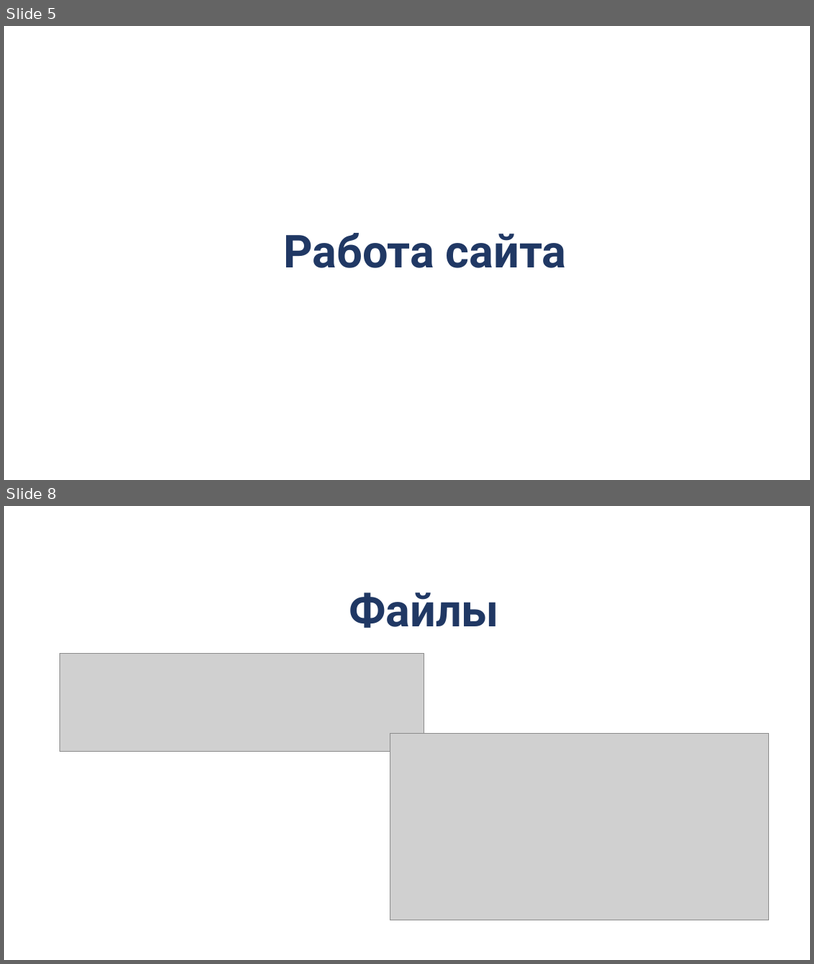
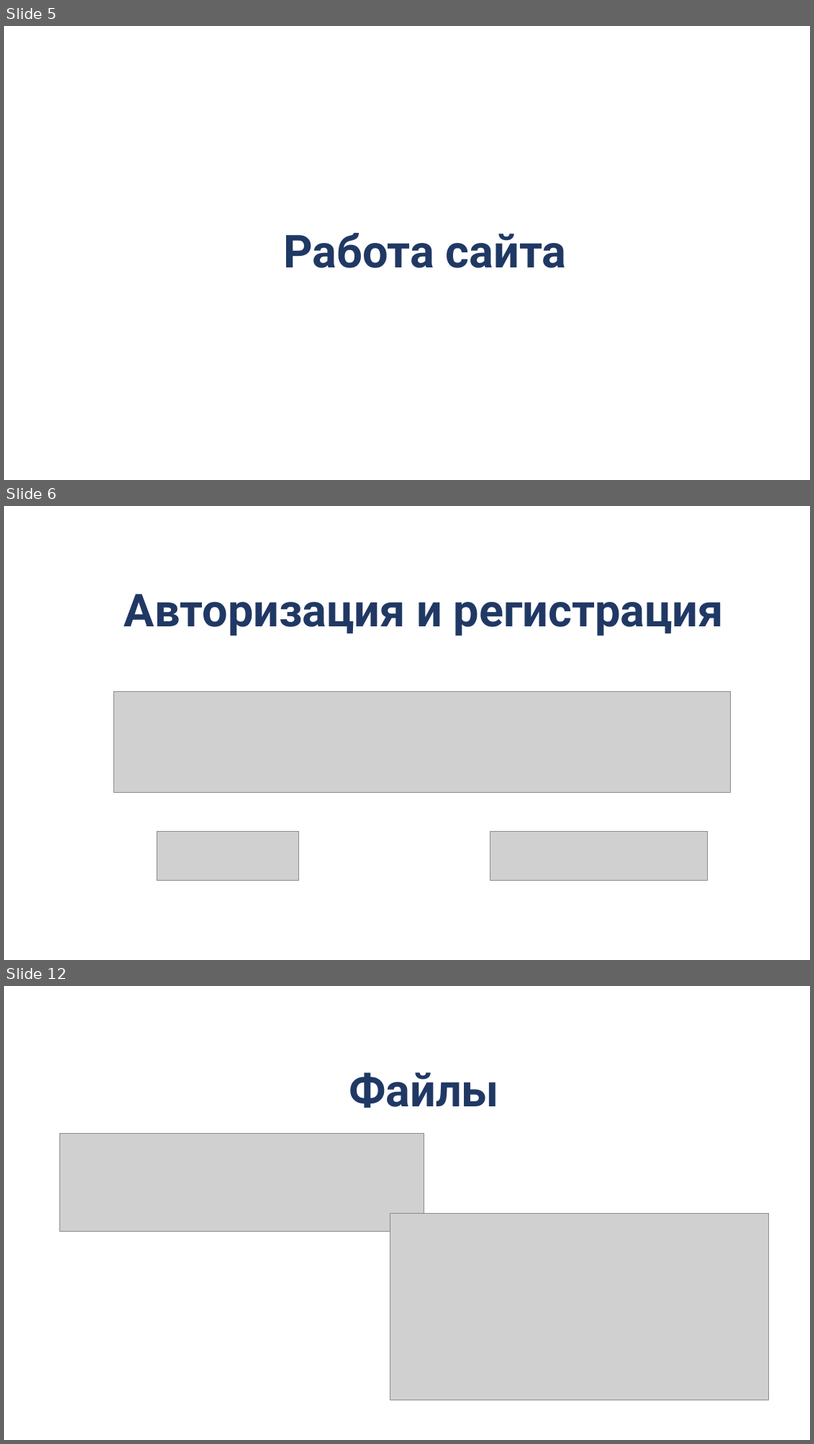
Before and after one commit to Kristal1ik/WEB, a slide deck: Презентация.pptx. Shown one above the other, each under a label of ours: slides 5 and 8 before the commit, slides 5, 6 and 12 after it; the slides between them are not shown. The pictures are 814x964 and 814x1444 pixels, drawn with LibreOffice and Linux fonts; fonts in the diff are those of the drawing; grey boxes stand for pictures; background and template pictures are left out. Boxes give left, top, right and bottom in pixels: in the first picture for what was removed or moved away, otherwise in the second. Text is boxed around its words. In the diff, an @@ line names an element or a change of style, - is before the commit and + after.

```diff
--- a/Презентация.pptx
+++ b/Презентация.pptx
@@ slide 6 added at <box>4,506,810,960</box>, background picture (left out) @@
@@ title added at <box>124,594,724,636</box>, 54 pt, text #203864, bold @@
+Авторизация и регистрация
@@ picture added at <box>113,692,731,793</box> @@
@@ picture added at <box>157,831,299,880</box> @@
@@ picture added at <box>491,831,708,880</box> @@
@@ what was slide 8 is now slide 12 @@
```
Also in this commit, not shown: 3 slides changed, 3 other slides added.
